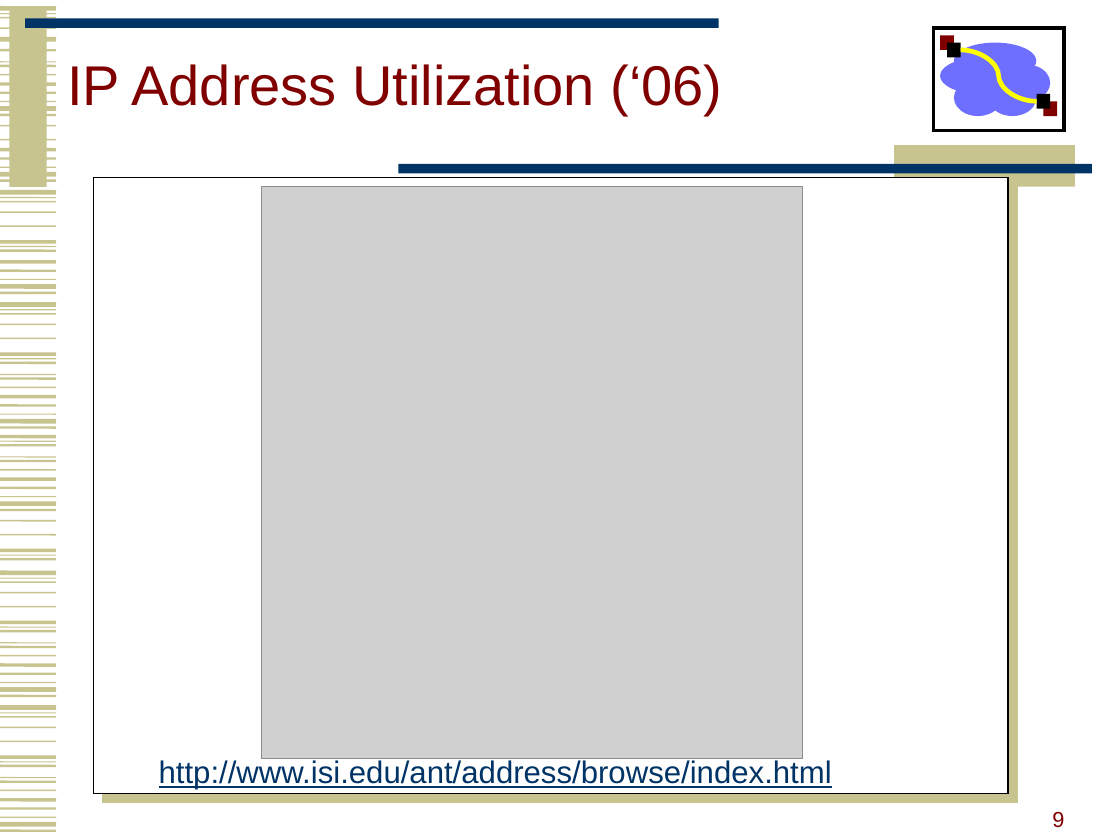
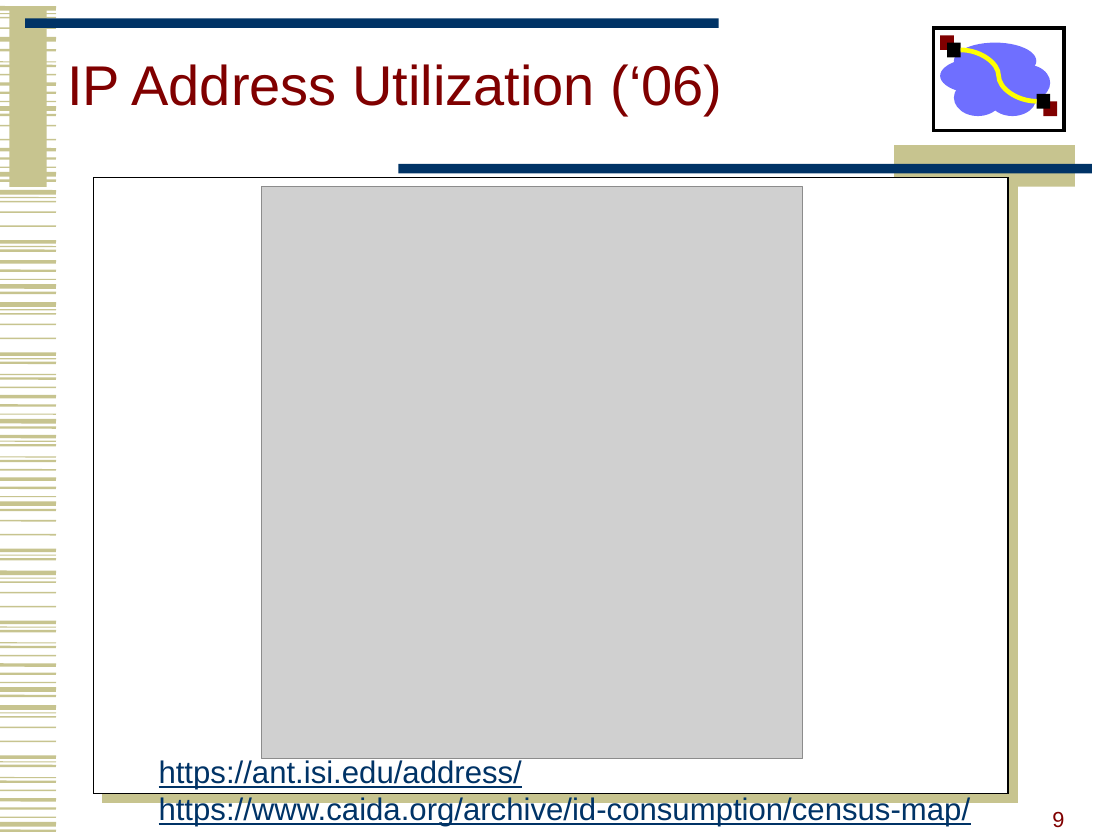
Before and after one commit to henryhxu/CSCI4430-ESTR4120, a slide deck: slide 9 of lec/estr8.ppt. Drawn at 1120x840 pixels with LibreOffice and Linux fonts; fonts in the diff are those of the drawing; grey boxes stand for pictures. Boxes give left, top, right and bottom in pixels: in the first picture for what was removed or moved away, otherwise in the second. Text is boxed around its words. In the diff, an @@ line names an element or a change of style, - is before the commit and + after.

```diff
--- a/lec/estr8.ppt
+++ b/lec/estr8.ppt
@@ text at (159,758,971,826): text changed @@
-http://www.isi.edu/ant/address/browse/index.html
+https://ant.isi.edu/address/
+https://www.caida.org/archive/id-consumption/census-map/
```
Also in this commit, not shown: 1 other slide changed.
